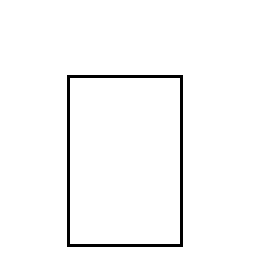
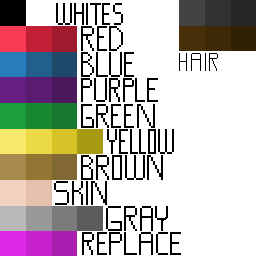
Two versions of the same layered image (256x256). Layer-by-layer changes:
showed "Colors copy" over [0, 0, 256, 256]
hid "Body" over [67, 75, 183, 247]
